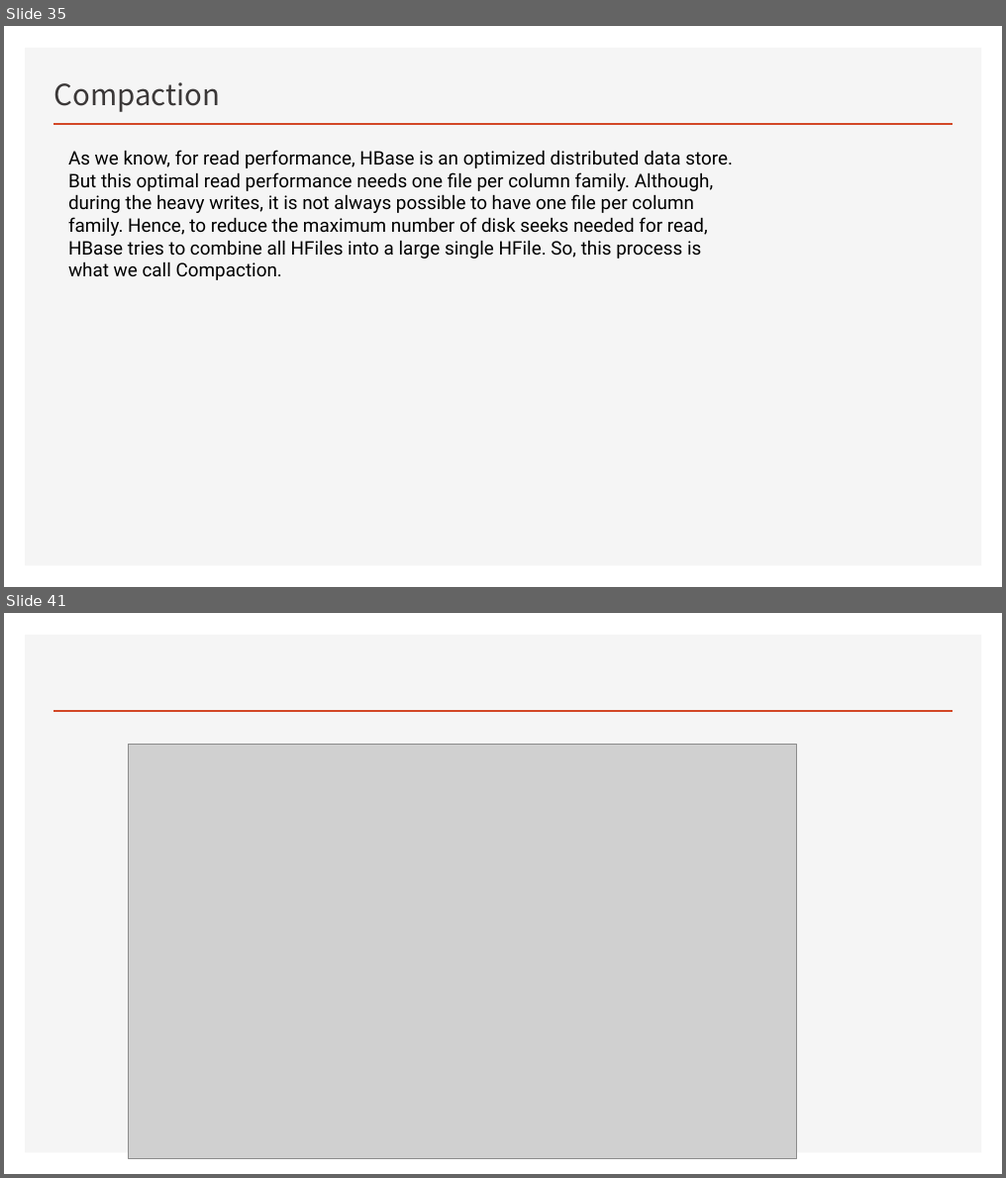
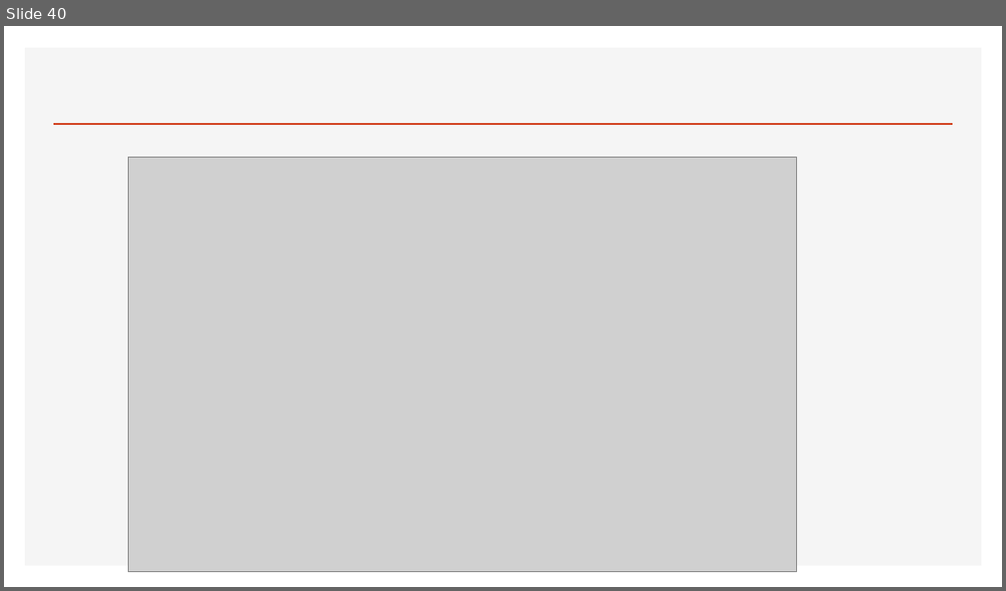
Before and after one commit to Zhangwusheng/Zhangwusheng.github.io, a slide deck: _posts/Hbase基本原理副本.pptx. Shown one above the other, each under a label of ours: slides 35 and 41 before the commit, slide 40 after it; the slides between them are not shown. The pictures are 1006x1178 and 1006x591 pixels, drawn with LibreOffice and Linux fonts; fonts in the diff are those of the drawing; grey boxes stand for pictures. Boxes give left, top, right and bottom in pixels: in the first picture for what was removed or moved away, otherwise in the second. Text is boxed around its words. In the diff, an @@ line names an element or a change of style, - is before the commit and + after.

```diff
--- a/_posts/Hbase基本原理副本.pptx
+++ b/_posts/Hbase基本原理副本.pptx
@@ slide 35 removed at [4, 26, 1002, 587], background #FFFFFF; not listed: 2 template elements that a slide beside it also shows @@
@@ title removed at [54, 82, 220, 112] @@
-Compaction
@@ text removed at [68, 150, 733, 280] @@
-As we know, for read performance, HBase is an optimized distributed data store. But this optimal read performance needs one file per column family. Although, during the heavy writes, it is not always possible to have one file per column family. Hence, to reduce the maximum number of disk seeks needed for read, HBase tries to combine all HFiles into a large single HFile. So, this process is what we call Compaction.
@@ what was slide 41 is now slide 40 @@
```
Also in this commit, not shown: 2 slides changed, 5 slides added, 5 other slides removed, 1 other file.
